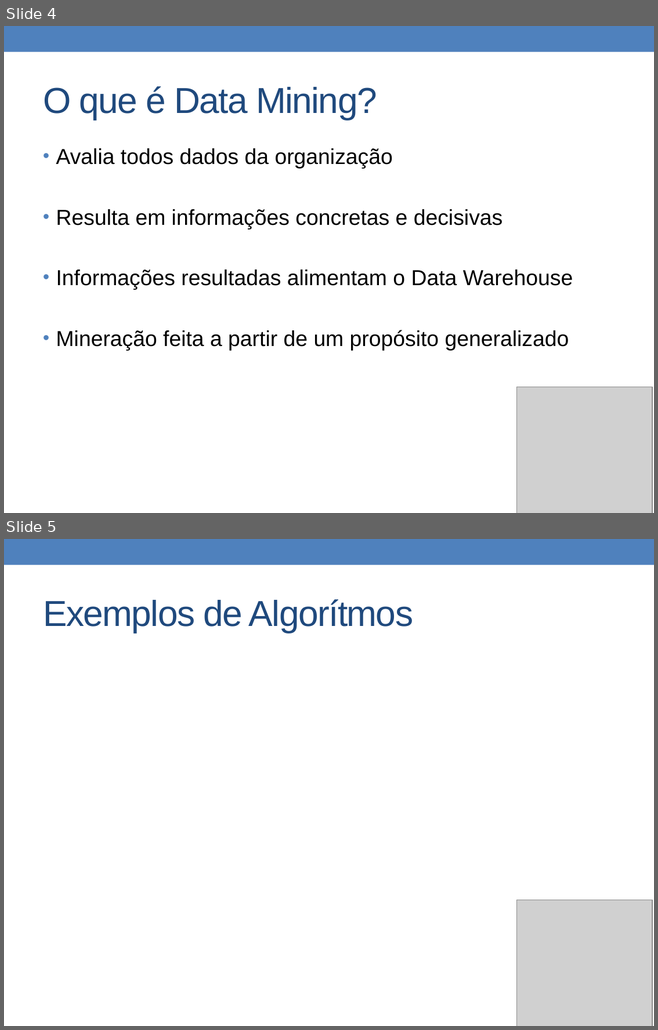
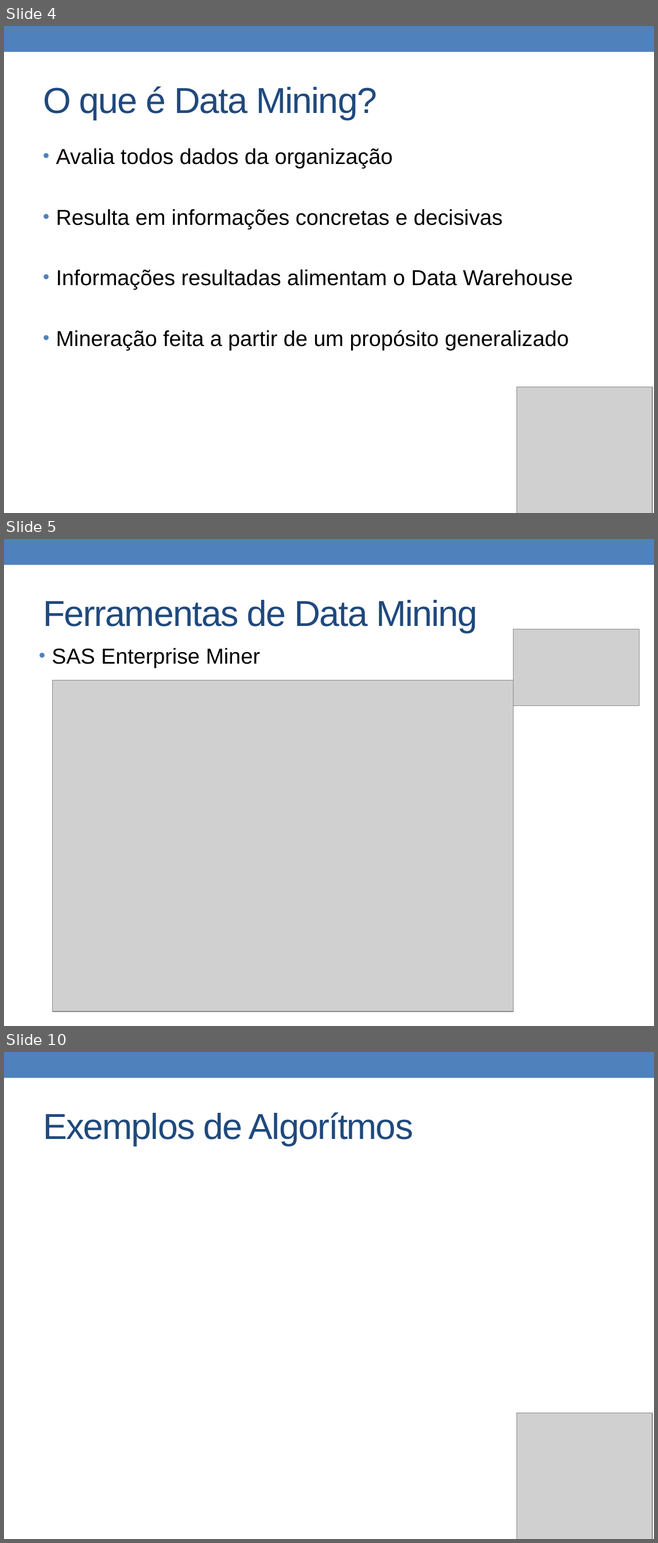
Before and after one commit to pcerioni/SEM_DATA_MINING, a slide deck: SEM_BI_DATA_MINING.pptx. Shown one above the other, each under a label of ours: slides 4 and 5 before the commit, slides 4, 5 and 10 after it; the slides between them are not shown. The pictures are 658x1030 and 658x1543 pixels, drawn with LibreOffice and Linux fonts; fonts in the diff are those of the drawing; grey boxes stand for pictures. Boxes give left, top, right and bottom in pixels: in the first picture for what was removed or moved away, otherwise in the second. Text is boxed around its words. In the diff, an @@ line names an element or a change of style, - is before the commit and + after.

```diff
--- a/SEM_BI_DATA_MINING.pptx
+++ b/SEM_BI_DATA_MINING.pptx
@@ slide 5 added at [4,539,654,1026], background #FFFFFF; not listed: 1 template element that a slide beside it also shows @@
@@ title added at [43,600,477,633], 40 pt, text #1F497D @@
+Ferramentas de Data Mining
@@ picture added at [513,629,639,706] @@
@@ text added at [52,648,260,668], 24 pt, text #000000 @@
+• SAS Enterprise Miner
@@ picture added at [52,681,513,1012] @@
@@ what was slide 5 is now slide 10 @@
```
Also in this commit, not shown: 4 other slides added, 1 slide removed.
